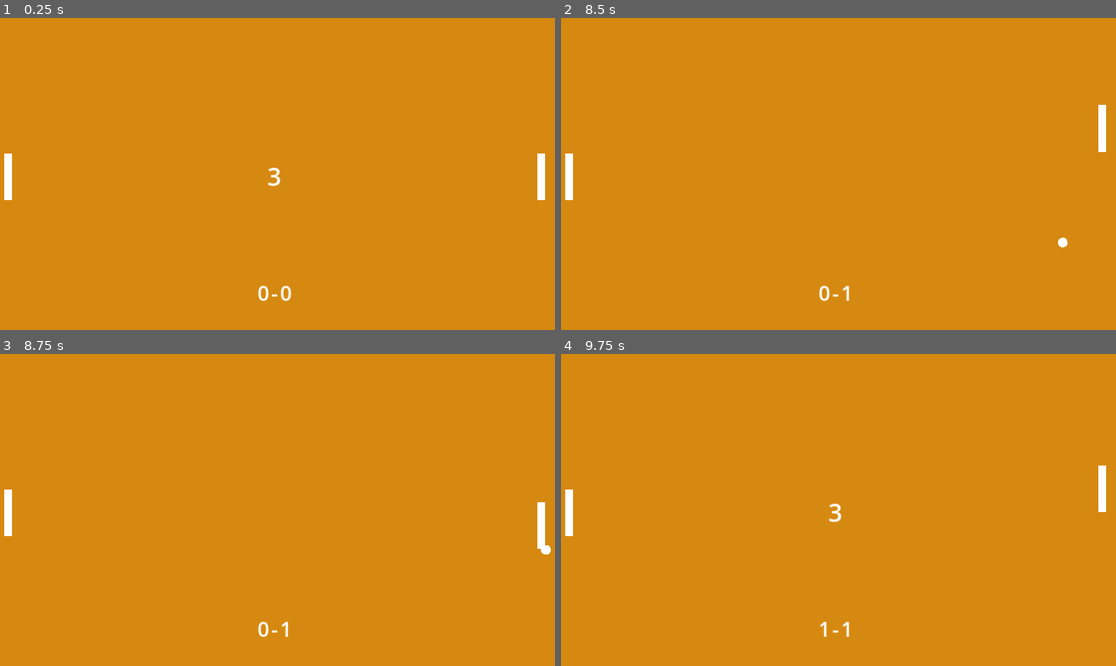
Above: before the commit, frames 1-4 (two rows, left to right).
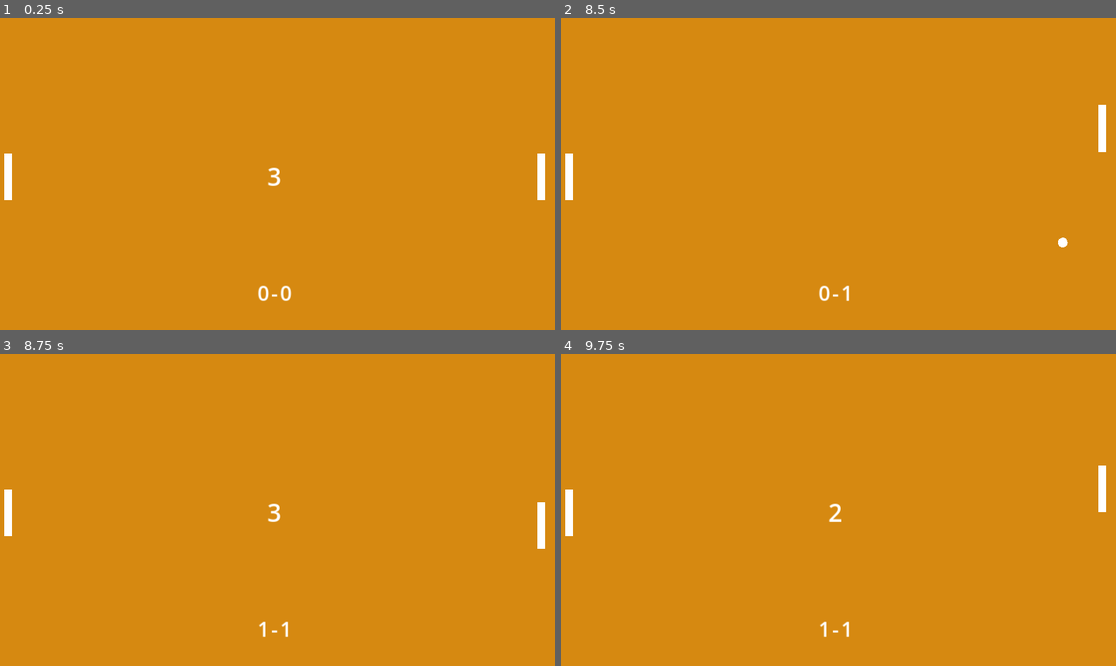
Above: after the commit, the same moments.

Repository: BrianMosbeux/Godot_Pong
Game: Godot game, scene res://scenes/main.tscn
Two runs of this game, one before a commit and one after it. Both use one fixed random seed, a clock stepped at 60 frames per second and the inputs below.
Inputs:
- Up to frame 1 (0.25 s): no input
- Up to frame 2 (8.5 s): tap Enter at 0.5, 2.75, 5 s; hold Up 0.53-2.03 s; tap L at 0.6, 6.6 s; tap H at 1.35, 7.35 s; tap Space at 2, 3.5, 6.5 s; hold Left 2.03-3.53 s; tap K at 2.1, 8.1 s; tap J at 2.85 s; hold Down 3.53-4.28 s; tap P at 3.6 s; hold Right 4.28-5.03 s; tap U at 4.35 s; hold Up 5.03-5.78 s; tap O at 5.1 s; hold Right 5.78-8.03 s; tap I at 5.85 s; hold Down from 8.03 s (still down)
- Up to frame 3 (8.75 s): keep holding Down
- Up to frame 4 (9.75 s): release Down at 8.78 s; hold Left 8.78-9.53 s; tap J at 8.85 s; hold Up from 9.53 s (still down); tap P at 9.6 s

Frames 1-2 are identical in both runs. In frame 3, 0.2% of the frame differs, in the area x 46-100%, y 47-91%; in frame 4, less than 0.1%.

Commit message:
Update player collision shape to a polygon to add control over all bounce direction

Diff:
--- a/scenes/player.tscn
+++ b/scenes/player.tscn
@@ -1,10 +1,7 @@
-[gd_scene load_steps=4 format=3 uid="uid://bggigkxxch4us"]
+[gd_scene load_steps=3 format=3 uid="uid://bggigkxxch4us"]
 
 [ext_resource type="Script" path="res://scripts/player.gd" id="1_fgpbm"]
 [ext_resource type="PackedScene" uid="uid://cvxg5dd0rcguq" path="res://scenes/team.tscn" id="2_g2t0s"]
-
-[sub_resource type="RectangleShape2D" id="RectangleShape2D_vv236"]
-size = Vector2(16, 96)
 
 [node name="Player" type="CharacterBody2D"]
 script = ExtResource("1_fgpbm")
@@ -13,7 +10,7 @@
 scale = Vector2(1, 1.33333)
 polygon = PackedVector2Array(-8, -36.0001, -8, 36.0001, 8, 36.0001, 8, -36.0001)
 
-[node name="CollisionShape2D" type="CollisionShape2D" parent="."]
-shape = SubResource("RectangleShape2D_vv236")
+[node name="CollisionPolygon2D" type="CollisionPolygon2D" parent="."]
+polygon = PackedVector2Array(0, -48, 8, -16, 8, 0, 8, 16, 0, 48, -8, 16, -8, 0, -8, -16)
 
 [node name="Team" parent="." instance=ExtResource("2_g2t0s")]
